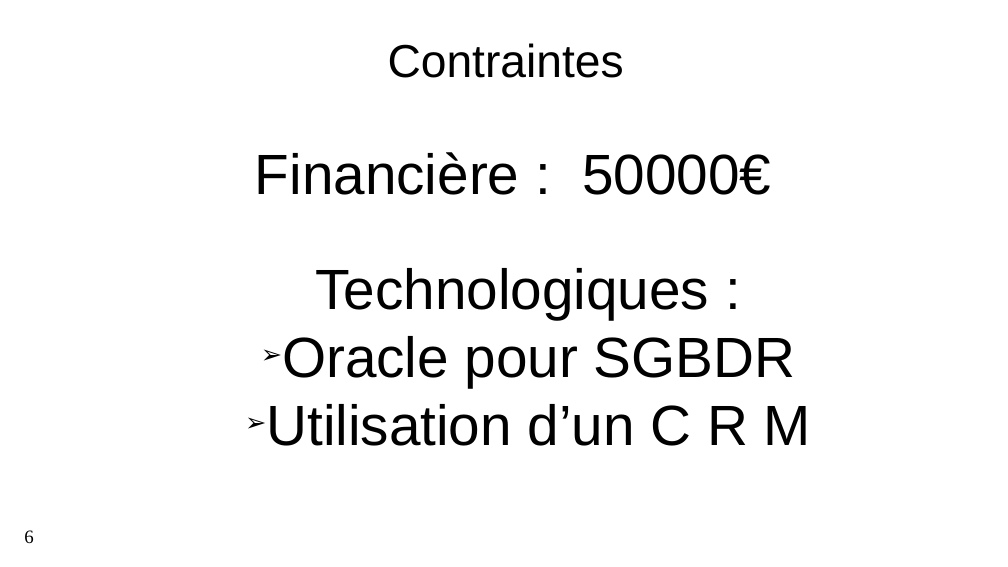
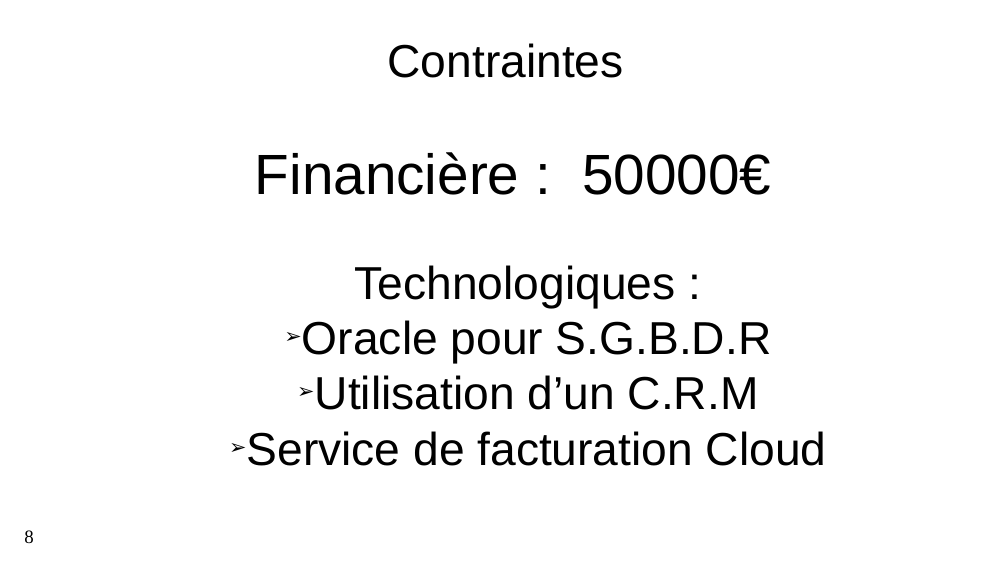
Before and after one commit to Lamessolo/ProjetLeadTech, a slide deck: slide 8 of P4_04_PresentationRecapitulatif.pptx (slide 6 before the commit). Drawn at 1008x567 pixels with LibreOffice and Linux fonts; fonts in the diff are those of the drawing; background and template pictures are left out. Boxes give left, top, right and bottom in pixels: in the first picture for what was removed or moved away, otherwise in the second. Text is boxed around its words. In the diff, an @@ line names an element or a change of style, - is before the commit and + after.

```diff
--- a/P4_04_PresentationRecapitulatif.pptx
+++ b/P4_04_PresentationRecapitulatif.pptx
@@ text at <box>355,265,676,308</box>: size 54 to 44 pt in "Technologiques :" @@
@@ text at <box>247,320,827,466</box>: text changed; size 54 to 44 pt @@
-➢ Oracle pour SGBDR
-➢ Utilisation d’un C R M
+➢ Oracle pour S.G.B.D.R
+➢ Utilisation d’un C.R.M
+➢ Service de facturation Cloud
@@ page number at <box>24,530,33,543</box>: text changed @@
-6
+8
```
Also in this commit, not shown: 9 other slides changed, 10 slides added, 6 slides removed, 5 other files.
